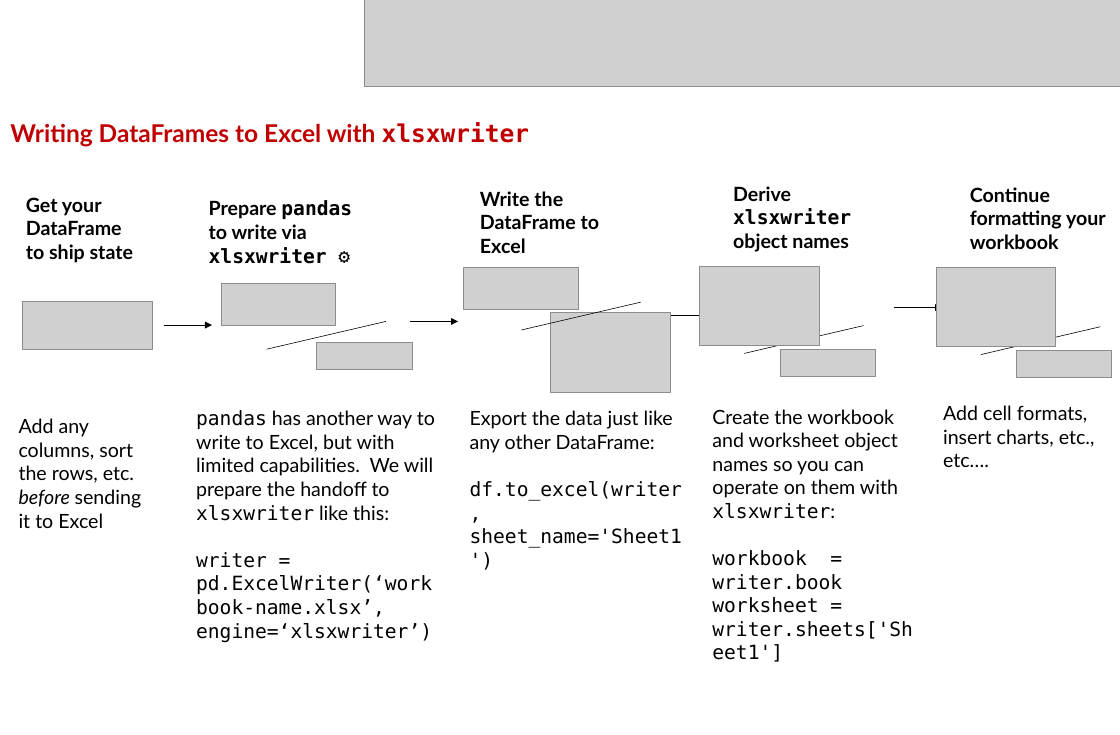
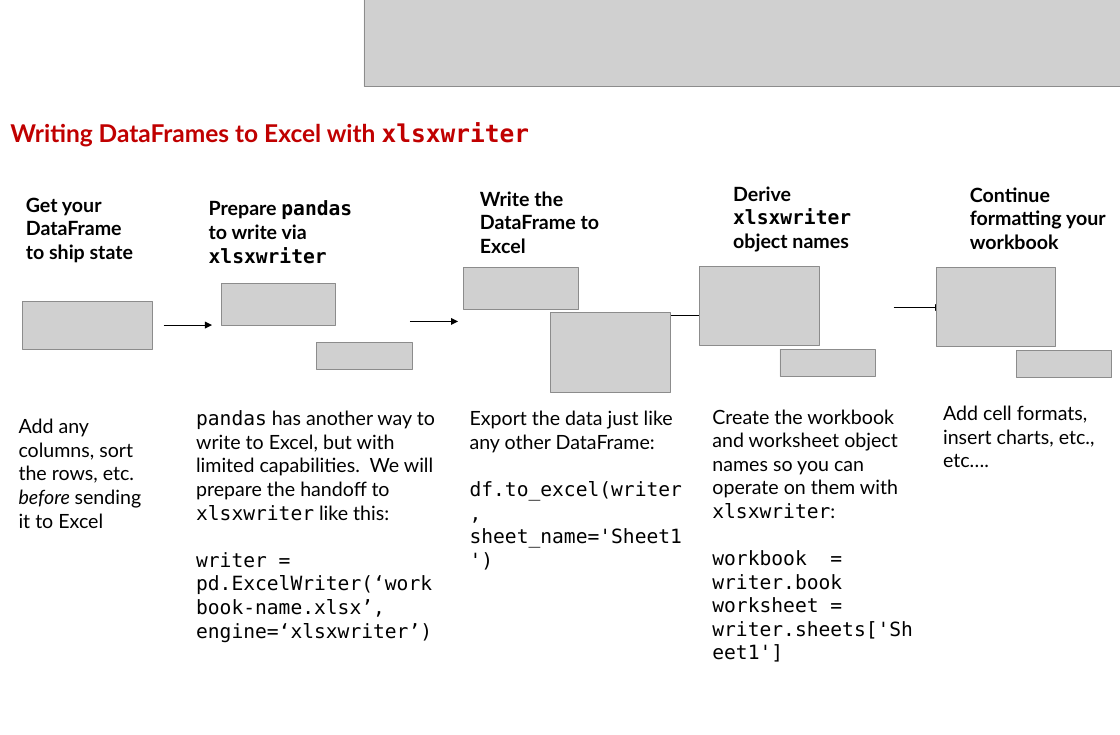
Before and after one commit to stringfestdata/stringfest-resource-library, a slide deck: slide 1 of raw-assets/pandas-xlsxwriter-workflow.pptx. Drawn at 1120x735 pixels with LibreOffice and Linux fonts; fonts in the diff are those of the drawing; grey boxes stand for pictures. Boxes give left, top, right and bottom in pixels: in the first picture for what was removed or moved away, otherwise in the second. Text is boxed around its words. In the diff, an @@ line names an element or a change of style, - is before the commit and + after.

```diff
--- a/raw-assets/pandas-xlsxwriter-workflow.pptx
+++ b/raw-assets/pandas-xlsxwriter-workflow.pptx
@@ text at [209, 200, 352, 264]: text changed @@
-Prepare pandas to write via xlsxwriter ⚙
+Prepare pandas to write via xlsxwriter
@@ line removed from (386, 322) to (266, 350) @@
@@ line removed from (641, 302) to (522, 330) @@
@@ line removed from (864, 326) to (744, 354) @@
@@ line removed from (1101, 327) to (981, 355) @@
```
Also in this commit, not shown: 13 other files.
